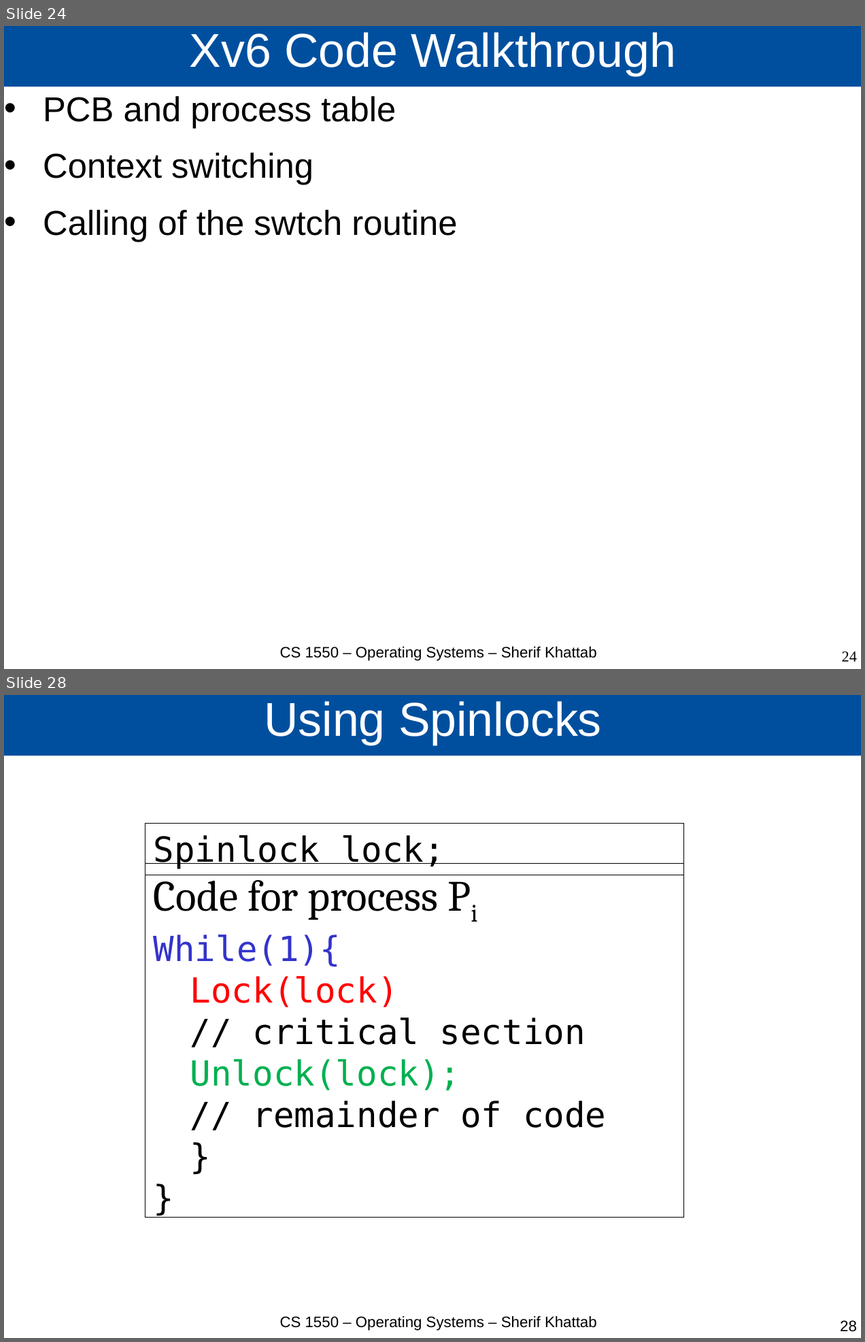
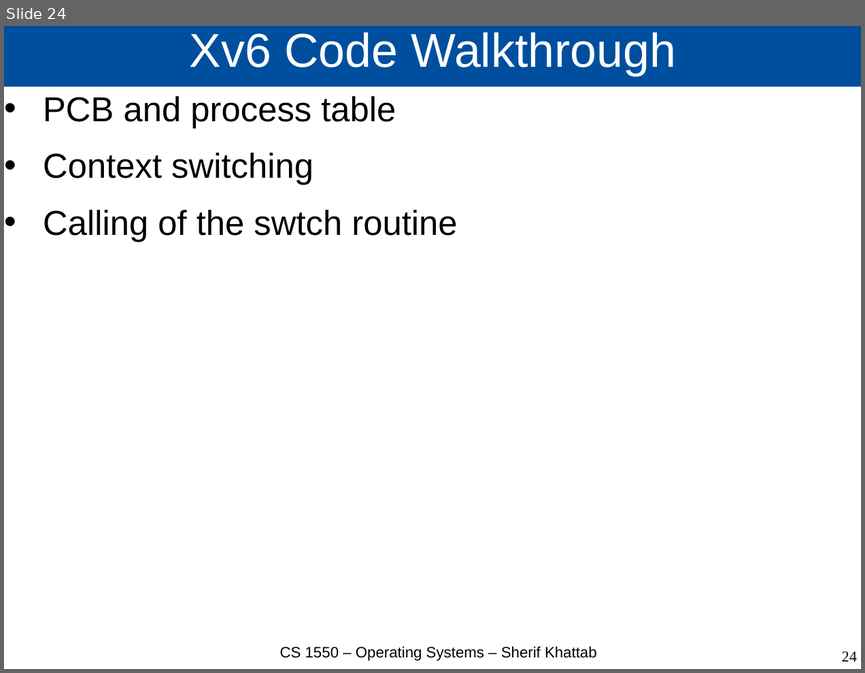
Before and after one commit to cs1550-2244/cs1550-code-handouts, a slide deck: DraftSlides/Lecture2.pptx. Shown one above the other, each under a label of ours: slides 24 and 28 before the commit, slide 24 after it; the slides between them are not shown. The pictures are 865x1342 and 865x673 pixels, drawn with LibreOffice and Linux fonts; fonts in the diff are those of the drawing. Boxes give left, top, right and bottom in pixels: in the first picture for what was removed or moved away, otherwise in the second. Text is boxed around its words. In the diff, an @@ line names an element or a change of style, - is before the commit and + after.

```diff
--- a/DraftSlides/Lecture2.pptx
+++ b/DraftSlides/Lecture2.pptx
@@ slide 28 removed at [4,695,861,1338], background #FFFFFF @@
@@ title removed at [4,695,861,756] @@
-Using Spinlocks
@@ rectangle removed at [145,824,684,875] @@
-Spinlock lock;
@@ rectangle removed at [145,864,684,1217] @@
-Code for process Pi
-While(1){
-  Lock(lock)
-  // critical section
-  Unlock(lock);
-  // remainder of code
-  }
-}
@@ text removed at [280,1316,597,1330] @@
-CS 1550 – Operating Systems – Sherif Khattab
@@ page number removed at [840,1320,857,1331] @@
-28
```
Also in this commit, not shown: 4 other slides removed, 3 other files.
